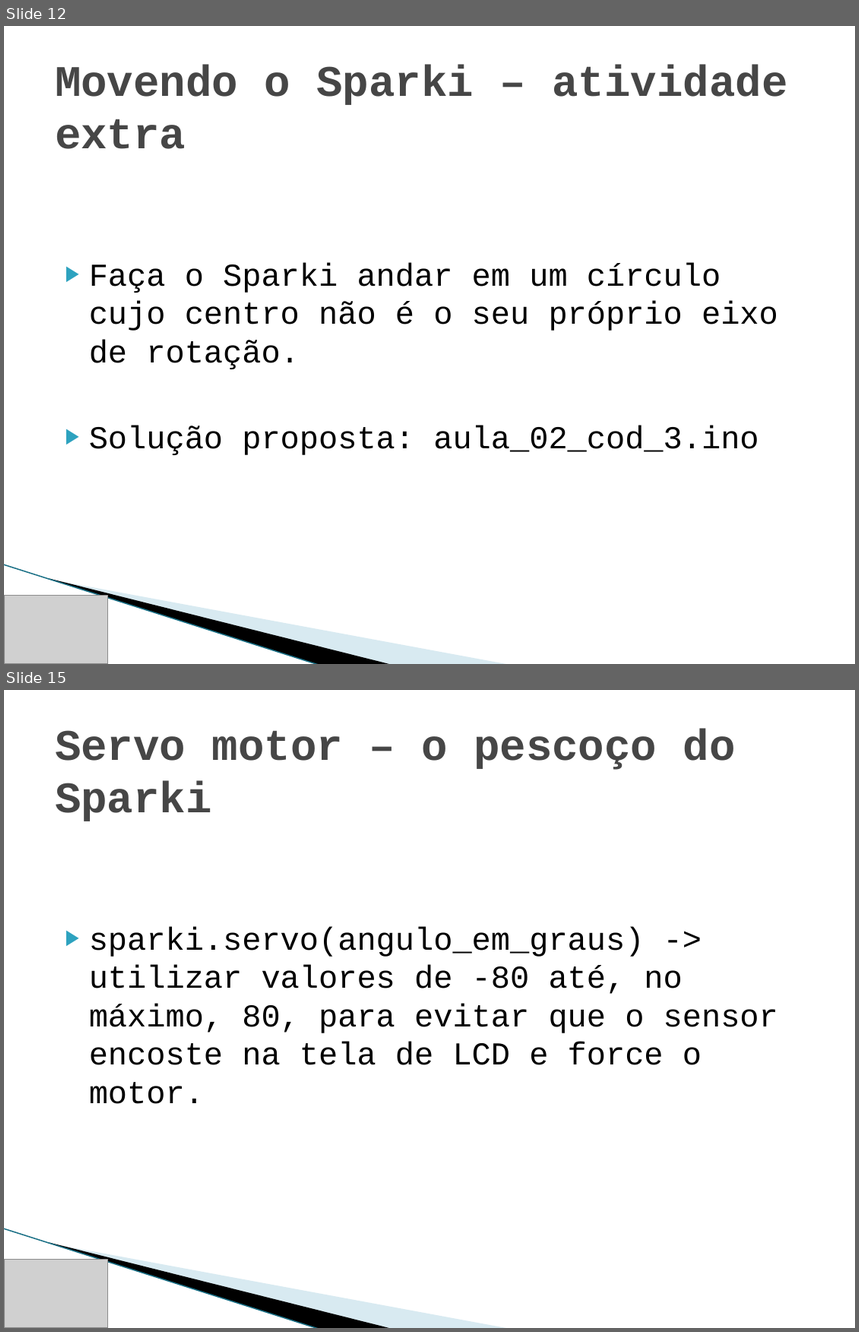
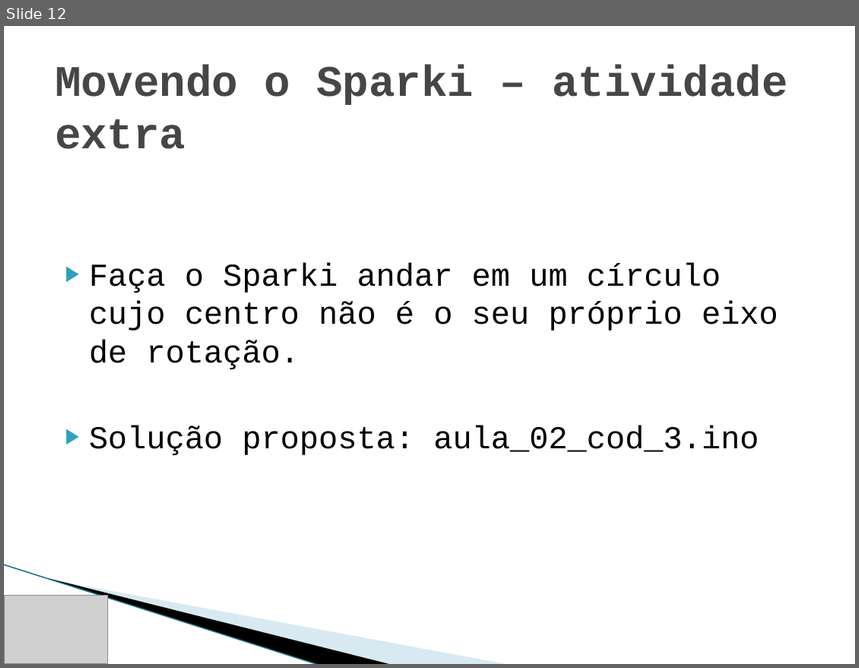
Before and after one commit to IEEE-RAS-UnB/edubot, a slide deck: Aula 02/Aula 02.pptx. Shown one above the other, each under a label of ours: slides 12 and 15 before the commit, slide 12 after it; the slides between them are not shown. The pictures are 859x1332 and 859x668 pixels, drawn with LibreOffice and Linux fonts; fonts in the diff are those of the drawing; grey boxes stand for pictures; background and template pictures are left out. Boxes give left, top, right and bottom in pixels: in the first picture for what was removed or moved away, otherwise in the second. Text is boxed around its words. In the diff, an @@ line names an element or a change of style, - is before the commit and + after.

```diff
--- a/Aula 02/Aula 02.pptx
+++ b/Aula 02/Aula 02.pptx
@@ slide 15 removed at box(4, 690, 855, 1328), background #FFFFFF; not listed: 3 template elements that a slide beside it also shows @@
@@ title removed at box(55, 728, 736, 821) @@
-Servo motor – o pescoço do Sparki
@@ text removed at box(89, 926, 778, 1104) @@
-▶ sparki.servo(angulo_em_graus) -> utilizar valores de -80 até, no máximo, 80, para evitar que o sensor encoste na tela de LCD e force o motor.
@@ picture removed at box(4, 1259, 108, 1328) @@
```
Also in this commit, not shown: 2 slides changed, 4 other slides removed, 2 other files.
